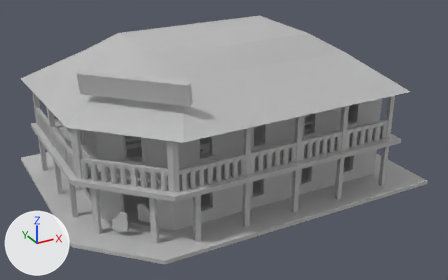
An edit to the FBX model Assets/Models/Saloon_Greybox_V2.fbx, drawn before and after from the same camera.
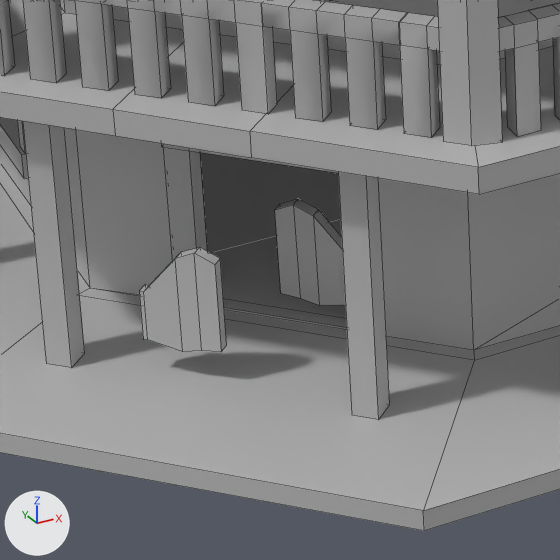
There are two pictures of each version: one whole from a 50 mm camera at (-0.153, -0.287, 0.161) aimed at (-0.002, -0.012, 0.023), one close up on the part from 19% to 43% of the width and 59% to 96% of the height. Arrows for +X, +Y and +Z are at lower left; the lights stay in place. The close-ups show mesh edges as thin lines. Where no turn or scale is listed for an object, it has been applied to the vertices. Vertices at the same position are counted once.

In view in the first close-up: 'DoorFrame4', 'GroundFloor', 'Outside_SecondFloor_Railings', 'SaloonDoorL', 'SaloonDoorR', 'SecondFloor', 'WindowFrame1', 'pCube89', 'pCube90'.
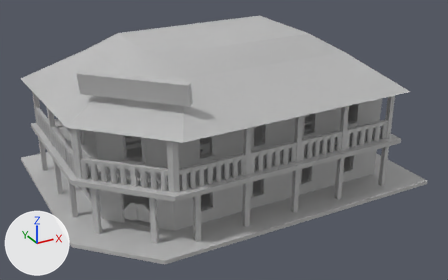
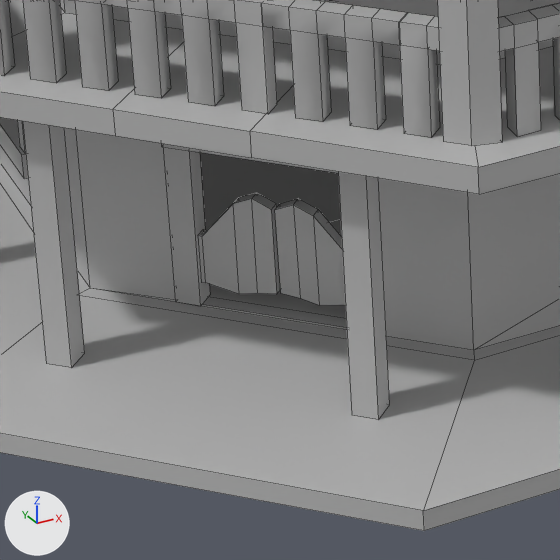
Where the newer file only moved an object's origin or applied its transform, the numbers keep the older frame.

Pixel boxes [x1, y1, x2, y2] of what changed, in the close-ups (560 x 560 px):
'SaloonDoorL', mesh moved: before [139, 247, 226, 352]; after [198, 193, 281, 294]

Edits to the bpy script that builds the scene:
```text
Change me_mesh_017:
    where me_mesh_017.from_pydata(...)  # 20 vertices, 18 faces; spans x -0.0008..0.0052, y -0.00604..0.0, z -0.00064..0.00953
    used by ob_saloondoorl; location = (-0.077, -0.0413, 0.0054)
    me_mesh_017 part 1: the whole mesh is moved by (0.00836, 0.00826, -0.00098)
```
